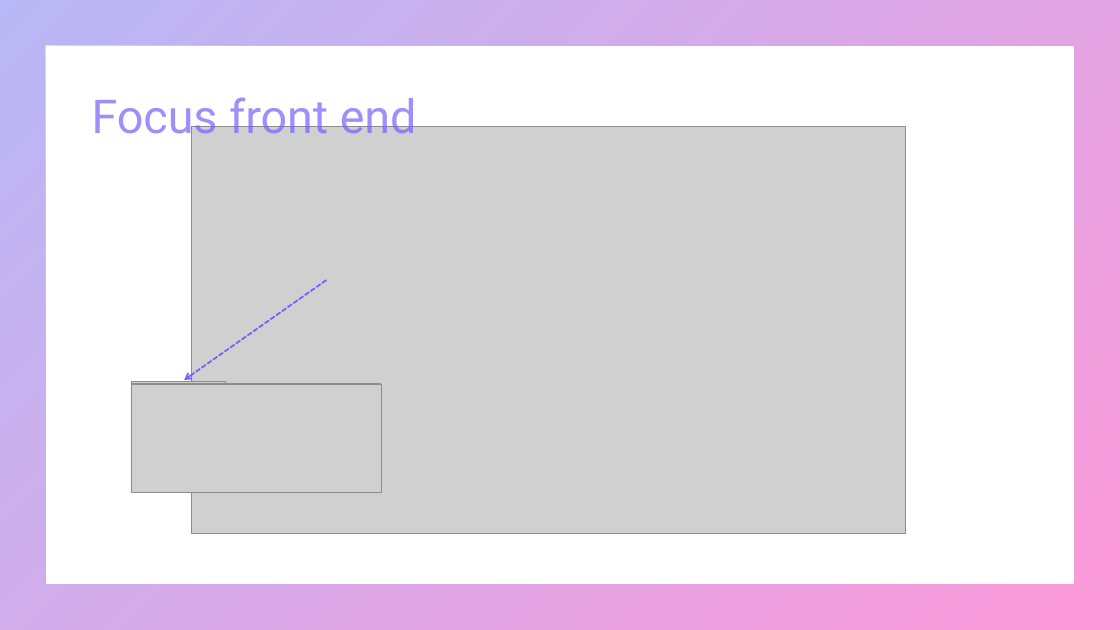
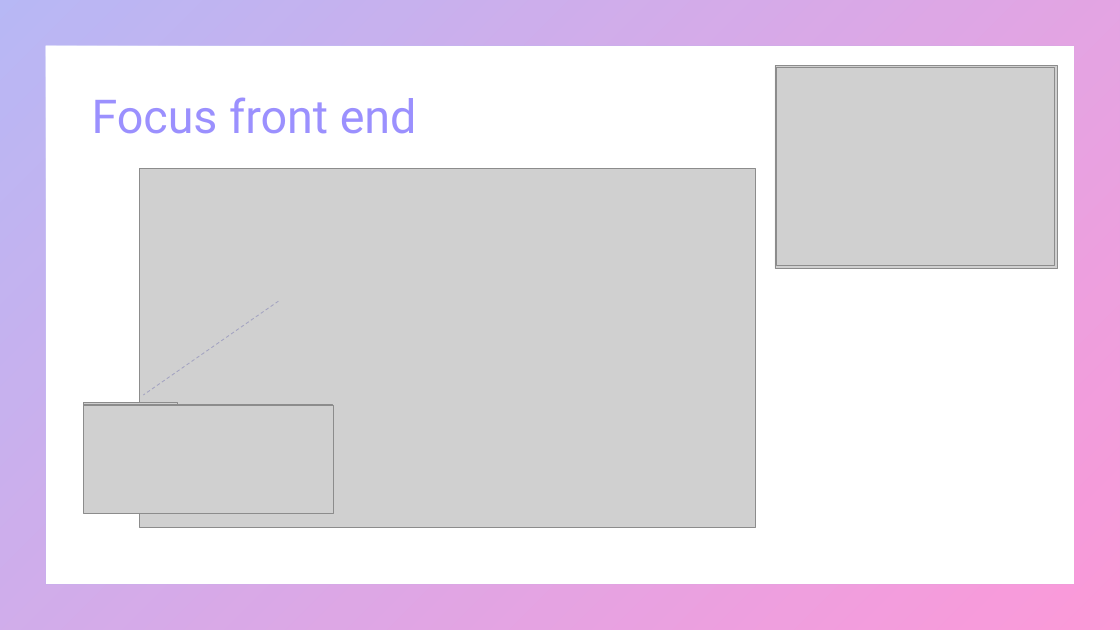
Before and after one commit to mapette/sos_immo_backend, a slide deck: slide 5 of doc/présentation V4.pptx. Drawn at 1120x630 pixels with LibreOffice and Linux fonts; fonts in the diff are those of the drawing; grey boxes stand for pictures. Boxes give left, top, right and bottom in pixels: in the first picture for what was removed or moved away, otherwise in the second. Text is boxed around its words. In the diff, an @@ line names an element or a change of style, - is before the commit and + after.

```diff
--- a/doc/présentation V4.pptx
+++ b/doc/présentation V4.pptx
@@ picture added at [776, 66, 1058, 269] @@
@@ picture added at [777, 67, 1054, 266] @@
@@ picture added at [777, 67, 1055, 266] @@
@@ picture: place and size @@
-picture at [192, 127, 907, 534]
+picture at [139, 169, 755, 528]
@@ arrow moved from (327, 280) - (184, 380) to (278, 302) - (144, 395) @@
@@ arrow (278, 302) - (144, 395): arrow to line; stroke #7162FE 1.5 pt dashed to #A3A3C1 0.75 pt dashed @@
@@ 3 pictures: place and size @@
-3 pictures at [131, 381, 381, 493]
+3 pictures at [83, 402, 334, 514]
```
Also in this commit, not shown: 6 other slides changed, 4 slides added, 2 other files.
